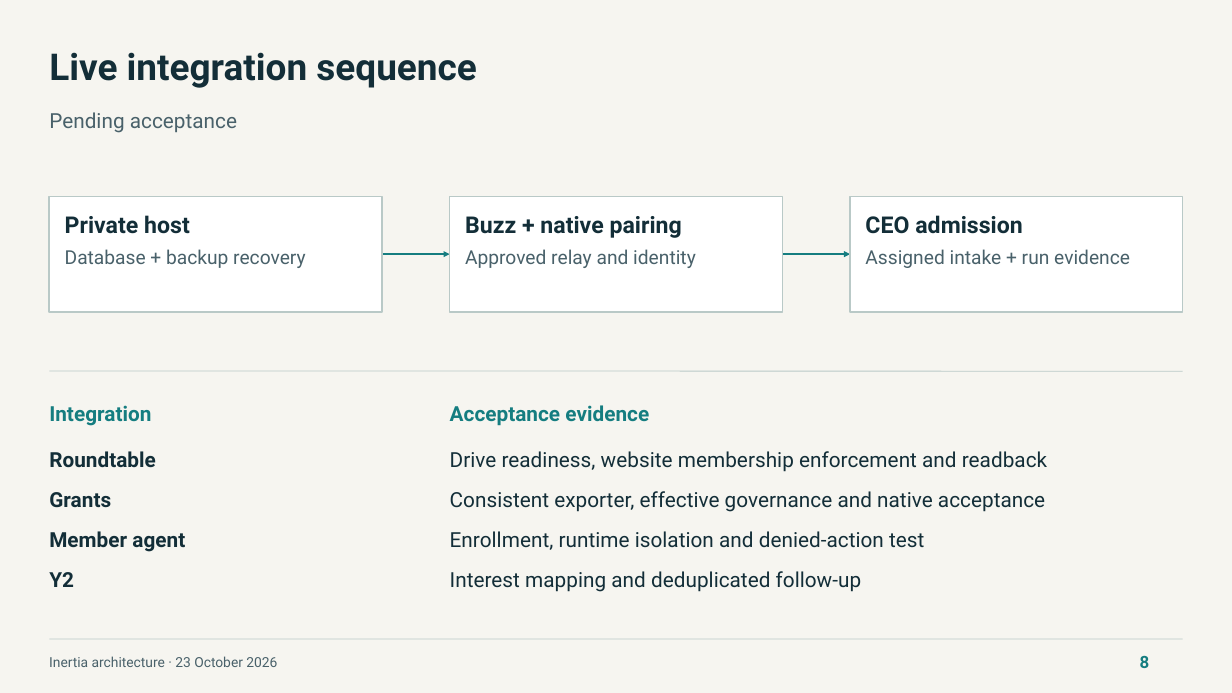
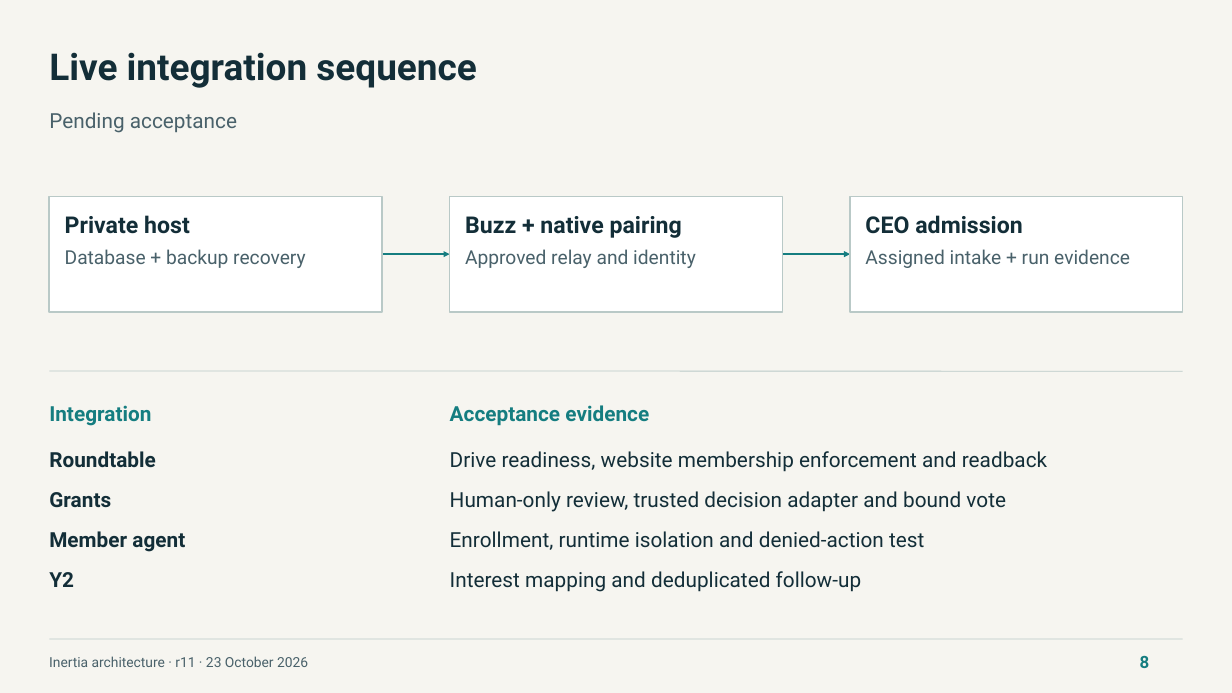
Before and after one commit to NetRxn/Inertia, a slide deck: slide 8 of Inertia-Architecture.pptx. Drawn at 1232x693 pixels with LibreOffice and Linux fonts; fonts in the diff are those of the drawing. Boxes give left, top, right and bottom in pixels: in the first picture for what was removed or moved away, otherwise in the second. Text is boxed around its words. In the diff, an @@ line names an element or a change of style, - is before the commit and + after.

Commit message:
docs: clarify native Paperclip grant workflow and human review architecture

```diff
--- a/Inertia-Architecture.pptx
+++ b/Inertia-Architecture.pptx
@@ text at [450,491,1006,512]: text changed @@
-Consistent exporter, effective governance and native acceptance
+Human-only review, trusted decision adapter and bound vote
@@ text at [49,656,308,667]: text changed @@
-Inertia architecture · 23 October 2026
+Inertia architecture · r11 · 23 October 2026
```
Also in this commit, not shown: 6 other slides changed, 1 slide added, 1 slide removed, 14 other files.
